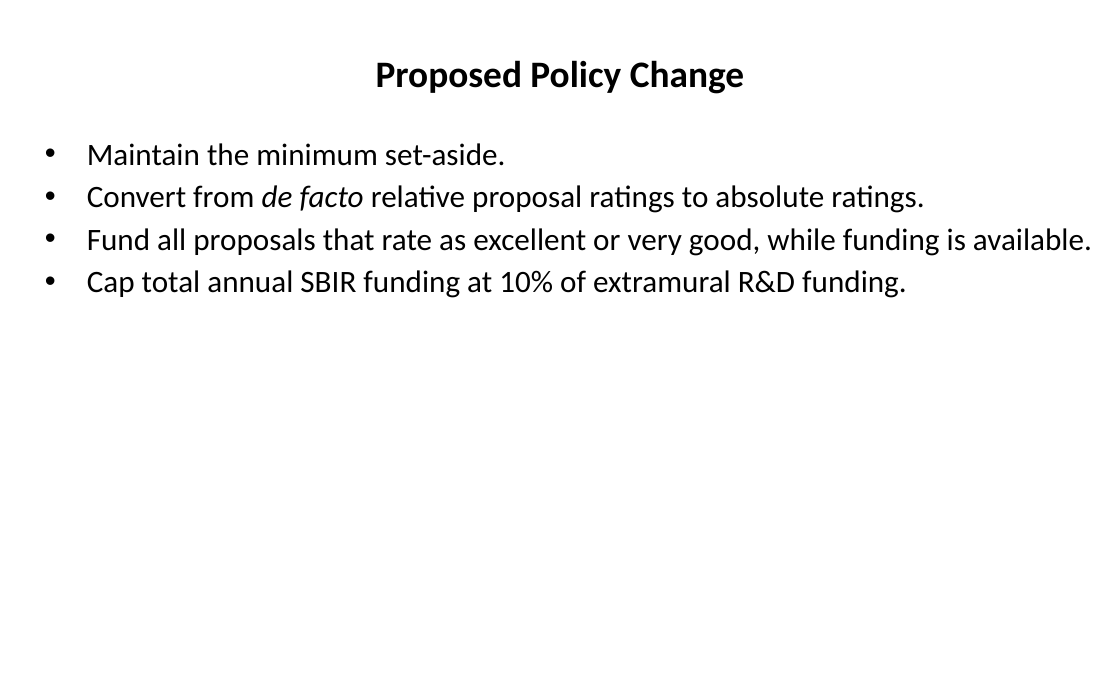
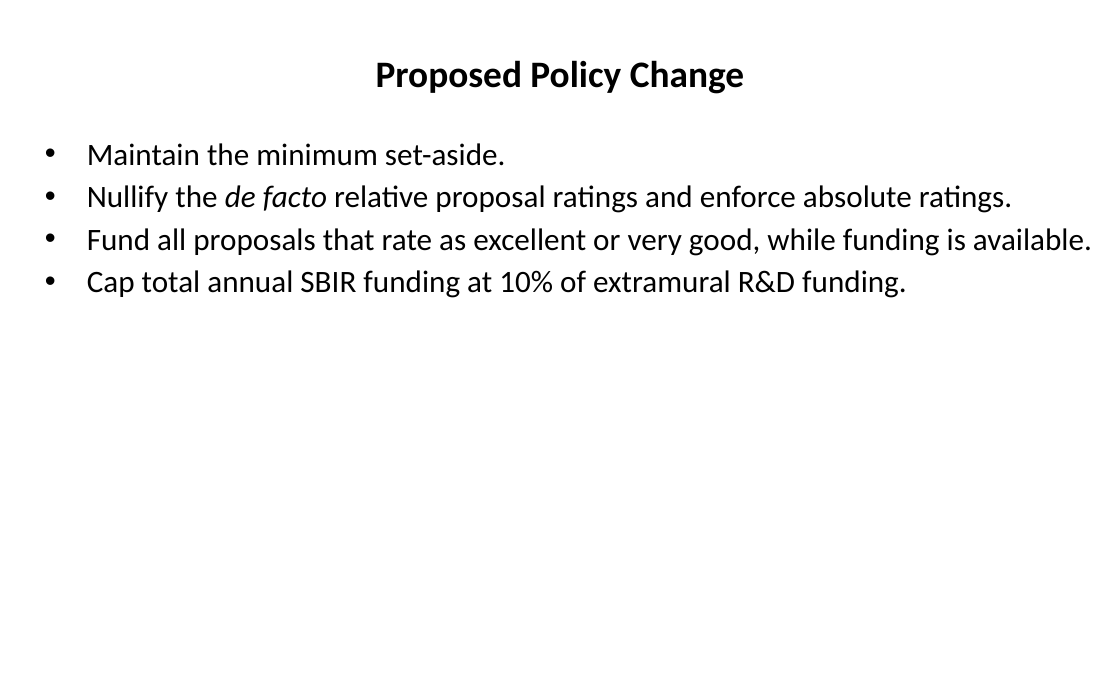
Before and after one commit to SLU-Courses-Townes/POLS6310, a slide deck: slide 11 of FinalProject/Docs/Townes_POLS6310_2019_Spring_FinalProject_Presentation_v00.pptx. Drawn at 1120x700 pixels with LibreOffice and Linux fonts; fonts in the diff are those of the drawing. Boxes give left, top, right and bottom in pixels: in the first picture for what was removed or moved away, otherwise in the second. Text is boxed around its words. In the diff, an @@ line names an element or a change of style, - is before the commit and + after.

```diff
--- a/FinalProject/Docs/Townes_POLS6310_2019_Spring_FinalProject_Presentation_v00.pptx
+++ b/FinalProject/Docs/Townes_POLS6310_2019_Spring_FinalProject_Presentation_v00.pptx
@@ text at (87, 185, 1012, 213): text changed @@
-• Convert from de facto relative proposal ratings to absolute ratings.
+• Nullify the de facto relative proposal ratings and enforce absolute ratings.
```
Also in this commit, not shown: 1 other slide changed, 4 slides added, 1 slide removed.
